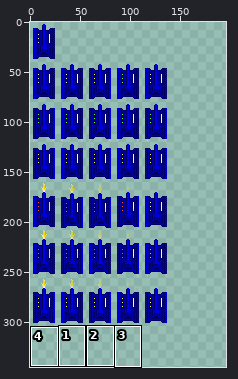
A sprite sheet gets an edit: SecondSemesterExamProject/Content/PlayerTank.png. Above, an overview of the earlier version with the close-up marked.
Close-up. First the earlier version:
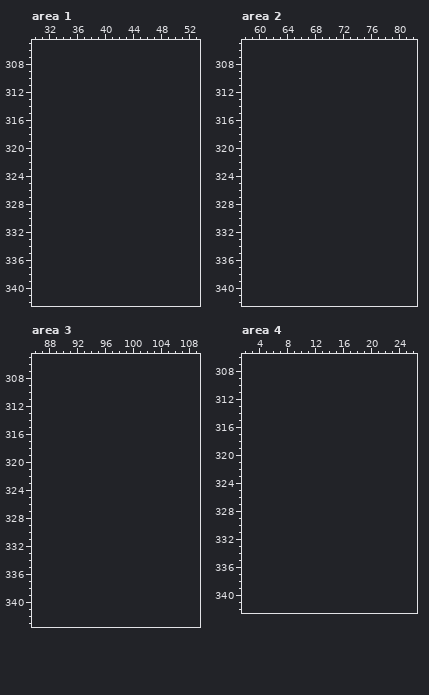
The file is 140x305 pixels. Pixels under 10% opacity are left out. Colours within 5 levels of each other are drawn and written as one. Shown: area 1: x 30..53, y 305..342; area 2: x 58..82, y 305..342; area 3: x 86..109, y 305..343; area 4: x 2..26, y 306..342. The old version is drawn lined up with the new one, on the new canvas. The commit also changed other parts of the picture, which this record leaves out.
Now the later version:
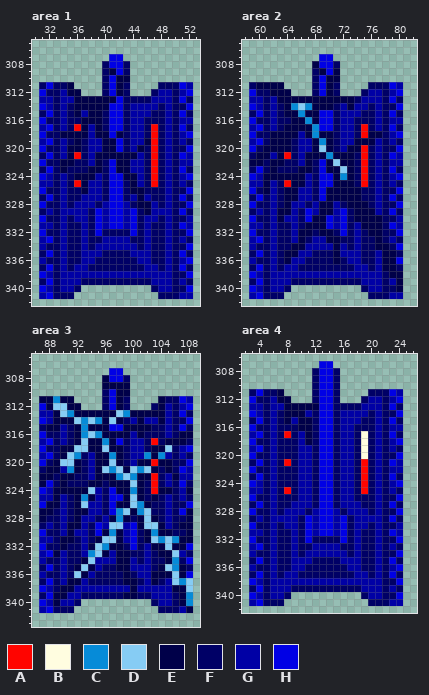
Palette (. is transparent): A #ff0400  B #fffde0  C #068bd8  D #86ccf4  E #000049  F #000066  G #0000a5  H #0000e5
Edits made:
canvas 140x305 -> 196x345
Area 1:
y 307: x 41..42 .. -> HH
y 308: x 40..43 .... -> FHHF
y 309: x 40..43 .... -> FEHF
y 310: x 40..43 .... -> FHEE
y 311: x 31..35 ..... -> FHFFE; x 40..43 .... -> FHEF; x 48..52 ..... -> FFFHG
y 312: x 31..36 ...... -> HFFGEE; x 40..43 .... -> FHEF; x 47..52 ...... -> FGGFGH
y 313: x 31..52 ...................... -> GGFGGEEEEEEHFFFFGGGFHF
y 314: x 31..52 ...................... -> HGFGFEEEEEHHFGGGGFGFFH
y 315: x 31..52 ...................... -> FHFGFEGEEFHHFGGGFFGFHF
y 316: x 31..52 ...................... -> HFFGFFEEEFHHFGGFFFGFGG
y 317: x 31..52 ...................... -> GHFGFAEGEFHHFGGFAFGFHF
y 318: x 31..52 ...................... -> HFFEEEEGEEHEFGGFAFGFGH
y 319: x 31..52 ...................... -> GHFGFEFGGEEHFGGEAFGFGF
y 320: x 31..52 ...................... -> HFFGEEFGGEEHFGEFAFGFFH
y 321: x 31..52 ...................... -> FHFGEAFGEEEEEEGFAFGFHG
y 322: x 31..52 ...................... -> HFFEEFFGEFHEEGGFAFGFGG
y 323: x 31..52 ...................... -> FHFEFFFEEFHEEGGFAFGFHF
y 324: x 31..52 ...................... -> HGFGFEEEGFHHEEGFAFGFGH
y 325: x 31..52 ...................... -> GGFGFAEGGFHHFEGFAFGFGF
y 326: x 31..52 ...................... -> HFFGFFEGGFHHFEEFFFGFFH
y 327: x 31..52 ...................... -> FHFGFFGGGFHHFGEGFFGFHF
y 328: x 31..52 ...................... -> HFFGFGGGFGHHGFEEGFGFFH
y 329: x 31..52 ...................... -> FGFGGGGFHGHHGHFEGGGFHF
y 330: x 31..52 ...................... -> HFFGFGGFHGHHGHFGGFGFFG
y 331: x 31..52 ...................... -> GGFGFFGFHGHHGHFGFFGFHG
y 332: x 31..52 ...................... -> HFFGFFGFHFFFFHFGFFGFFH
y 333: x 31..52 ...................... -> GHFGFFGFFGGGGFFGFFGFGF
y 334: x 31..52 ...................... -> GFFGFFGFGGGGGGFGFFGFFH
y 335: x 31..52 ...................... -> FHFGFFGGGFFFFGGGFFGFHF
y 336: x 31..52 ...................... -> GFFGFFGGFFFFFFGGFFGFGH
y 337: x 31..52 ...................... -> FHFGFGGFFFFFFFFGGFGFHF
y 338: x 31..52 ...................... -> HGFGGGGGGGGGGGGGGGGFFH
y 339: x 31..52 ...................... -> FHFGGGFFFFFFFFFFGGGFGF
y 340: x 31..36 ...... -> HGFGGF; x 47..52 ...... -> FGGFFH
y 341: x 31..35 ..... -> GHFFF; x 48..52 ..... -> FFFGG
Area 2:
y 307: x 69..70 .. -> HH
y 308: x 68..71 .... -> EHHF
y 309: x 68..71 .... -> FEHE
y 310: x 68..71 .... -> FHEE
y 311: x 59..63 ..... -> FEEEE; x 68..71 .... -> FHEF; x 76..80 ..... -> FFFHG
y 312: x 59..64 ...... -> HFFEEE; x 68..71 .... -> FHEF; x 75..80 ...... -> FGGFGH
y 313: x 59..80 ...................... -> GGFGEEEEEEEEEEEFGGGFHF
y 314: x 59..80 ...................... -> HGFGFECDCEEEFGEGGFGFFH
y 315: x 59..80 ...................... -> FHFGFEECEEHHFGGGFFGFHF
y 316: x 59..80 ...................... -> HFFGFFEECEHHFGGFFFGFGG
y 317: x 59..80 ...................... -> GHFGFEEEECHHFGGFAFGFHF
y 318: x 59..80 ...................... -> HFFEEEEGECEEFGGFAEEFGH
y 319: x 59..80 ...................... -> GHFEEEFGGECEFGGEEEGFGF
y 320: x 59..80 ...................... -> HFEEEEFGGEDEFGEEAFGFFH
y 321: x 59..80 ...................... -> FEEGEAFGEEECEEEFAFGFHG
y 322: x 59..80 ...................... -> EEFEEFFGEFHEDEEFAFGFGG
y 323: x 59..80 ...................... -> FHFEFFFEEFHEEDEFAFGFHF
y 324: x 59..80 ...................... -> HGEEEEEEGFHHECEFAFGFGH
y 325: x 59..80 ...................... -> GGEGFAEEGFHHEEEFAFGFGF
y 326: x 59..80 ...................... -> HFEGFEEGGFHEEEEEFFGFFH
y 327: x 59..80 ...................... -> FHFGFEEGGFHEEEEEFFGFHF
y 328: x 59..80 ...................... -> HFFGFEGGFGEEGFEEEFGFFH
y 329: x 59..80 ...................... -> FGFGEEGFHGEEGHFEEEGFHF
y 330: x 59..80 ...................... -> HFFGEGGFHEEHGHFEEEEFFG
y 331: x 59..80 ...................... -> GGFGFFGFEEEHGHFGEEEFHG
y 332: x 59..80 ...................... -> HFFGFFGEEFEEFHFGFEEFFH
y 333: x 59..80 ...................... -> GHFGFFGEFGGEEFFGFFEFGF
y 334: x 59..80 ...................... -> GFFGFFEEGGGGEGFGFFEEFH
y 335: x 59..80 ...................... -> FHFGFEEGGFFFEGGGFFGEEF
y 336: x 59..80 ...................... -> GFFGFEGGFFFFEFGGFFGEEH
y 337: x 59..80 ...................... -> FHFGFGGFFFFFFFFGGFGEEF
y 338: x 59..80 ...................... -> HGFGGGGGGGGGGGGGGGGFEE
y 339: x 59..80 ...................... -> FHFGGGFFFFFFFFFFGGGFGE
y 340: x 59..64 ...... -> HGFGGF; x 75..80 ...... -> FGGFFE
y 341: x 59..63 ..... -> GHFFF; x 76..80 ..... -> FFFGG
Area 3:
y 307: x 97..98 .. -> HH
y 308: x 96..99 .... -> EHHF
y 309: x 96..99 .... -> EEEE
y 310: x 96..99 .... -> FHEE
y 311: x 87..91 ..... -> EECEE; x 96..99 .... -> FHEF; x 104..108 ..... -> EFFHG
y 312: x 87..92 ...... -> HEDDEE; x 96..99 .... -> FHEF; x 103..108 ...... -> FEGFGH
y 313: x 87..108 ...................... -> GGEDCEEEEEEDCEEEEEGFHF
y 314: x 87..108 ...................... -> HGEEEDCDCEDEFGEGGEGFFH
y 315: x 87..108 ...................... -> FEEGFECEEEHHEEEEFFGFHF
y 316: x 87..108 ...................... -> HFFGFECDCEEEEGEFFFGFEE
y 317: x 87..108 ...................... -> GHFGFEDEECEHFGGFAFEEEF
y 318: x 87..108 ...................... -> HFFEEDDEEDEEFGGFEEDFGH
y 319: x 87..108 ...................... -> GHFEDCFGEECEFGGCECGFGF
y 320: x 87..108 ...................... -> HFEDDEFGEEDEFGEEAEEFFH
y 321: x 87..108 ...................... -> FEEGCEFGEDCDEDCDEFEFHG
y 322: x 87..108 ...................... -> EEFEEFFGEEECDCEEAFGEGG
y 323: x 87..108 ...................... -> EHFEFFFEEFEEEDEFAFGFHF
y 324: x 87..108 ...................... -> HGEEEEEDGFHEECEFAEEFGE
y 325: x 87..108 ...................... -> GGEGFECEGFHHEDEFEFGFGF
y 326: x 87..108 ...................... -> HEEGFEDGGFHEEDCEFFGFFH
y 327: x 87..108 ...................... -> EEFGFEEGGFHCDECDFFGFHE
y 328: x 87..108 ...................... -> EFFGFEGGFGECEFEDEFGFFE
y 329: x 87..108 ...................... -> FGFGEEGFHGDDGHEDDEGFEE
y 330: x 87..108 ...................... -> HFFGEGGFHECEGHFECEEFFE
y 331: x 87..108 ...................... -> GGFEEFGFEDDEGHFEDCDCEE
y 332: x 87..108 ...................... -> HFFEFFGEDCEEFHFGEEDEEH
y 333: x 87..108 ...................... -> GHEGFFGCDEGEEFFGFEEDGF
y 334: x 87..108 ...................... -> GFFGFFEDGGGEEGFGFFECFH
y 335: x 87..108 ...................... -> FHFGFEDEGFFEEGGGFEDCEF
y 336: x 87..108 ...................... -> GFFGFDEGFFFFEFGGEEEDEH
y 337: x 87..108 ...................... -> FHFGEEGFFFFFEEFGEFGDCD
y 338: x 87..108 ...................... -> HGFEEGGGGGGGGEGGGGGEED
y 339: x 87..108 ...................... -> FHEEGGFFFFFFEEFFGGGFEC
y 340: x 87..92 ...... -> HGEGGF; x 103..108 ...... -> FGGFEC
y 341: x 87..91 ..... -> GHFFF; x 104..108 ..... -> FFFGE
Area 4:
y 307: x 13..14 .. -> HH
y 308..310: x 12..15 .... -> FHHF
y 311: x 3..7 ..... -> FHFFE; x 12..15 .... -> FHHF; x 20..24 ..... -> FFFHG
y 312: x 3..8 ...... -> HFFGEE; x 12..15 .... -> FHHF; x 19..24 ...... -> FGGFGH
y 313: x 3..24 ...................... -> GGFGGEEEEEHHFFFFGGGFHF
y 314: x 3..24 ...................... -> HGFGFEEEGFHHFGGGGFGFFH
y 315: x 3..24 ...................... -> FHFGFEGEEFHHFGGGFFGFHF
y 316: x 3..24 ...................... -> HFFGFFFEEFHHFGGFFFGFGG
y 317: x 3..24 ...................... -> GHFGFAFGEFHHFGGFBFGFHF
y 318: x 3..24 ...................... -> HFFGFFFGEFHHFGGFBFGFGH
y 319: x 3..24 ...................... -> GHFGFFFGGFHHFGGFBFGFGF
y 320: x 3..24 ...................... -> HFFGFFFGGFHHFGGFBFGFFH
y 321: x 3..24 ...................... -> FHFGFAFGGFHHFGGFAFGFHG
y 322: x 3..24 ...................... -> HFFGFFFGGFHHFGGFAFGFGG
y 323: x 3..24 ...................... -> FHFGFFFGGFHHFGGFAFGFHF
y 324: x 3..24 ...................... -> HGFGFFFGGFHHFGGFAFGFGH
y 325: x 3..24 ...................... -> GGFGFAFGGFHHFGGFAFGFGF
y 326: x 3..24 ...................... -> HFFGFFFGGFHHFGGFFFGFFH
y 327: x 3..24 ...................... -> FHFGFFGGGFHHFGGGFFGFHF
y 328: x 3..24 ...................... -> HFFGFGGGFGHHGFGGGFGFFH
y 329: x 3..24 ...................... -> FGFGGGGFHGHHGHFGGGGFHF
y 330: x 3..24 ...................... -> HFFGFGGFHGHHGHFGGFGFFG
y 331: x 3..24 ...................... -> GGFGFFGFHGHHGHFGFFGFHG
y 332: x 3..24 ...................... -> HFFGFFGFHFFFFHFGFFGFFH
y 333: x 3..24 ...................... -> GHFGFFGFFGGGGFFGFFGFGF
y 334: x 3..24 ...................... -> GFFGFFGFGGGGGGFGFFGFFH
y 335: x 3..24 ...................... -> FHFGFFGGGFFFFGGGFFGFHF
y 336: x 3..24 ...................... -> GFFGFFGGFFFFFFGGFFGFGH
y 337: x 3..24 ...................... -> FHFGFGGFFFFFFFFGGFGFHF
y 338: x 3..24 ...................... -> HGFGGGGGGGGGGGGGGGGFFH
y 339: x 3..24 ...................... -> FHFGGGFFFFFFFFFFGGGFGF
y 340: x 3..8 ...... -> HGFGGF; x 19..24 ...... -> FGGFFH
y 341: x 3..7 ..... -> GHFFF; x 20..24 ..... -> FFFGG
Where, in picture pixels (left, top, right, bottom), the same in both close-ups:
added: (39, 54, 193, 299)
added: (249, 54, 403, 299)
added: (39, 368, 193, 613)
added: (249, 361, 403, 606)
